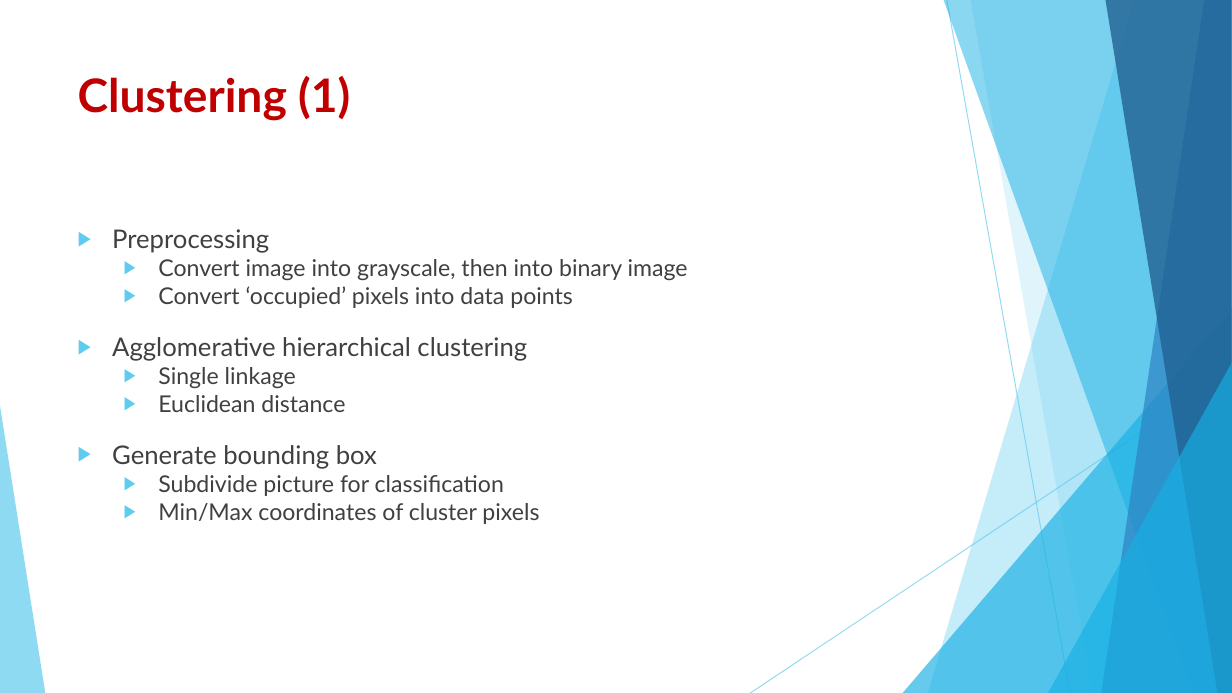
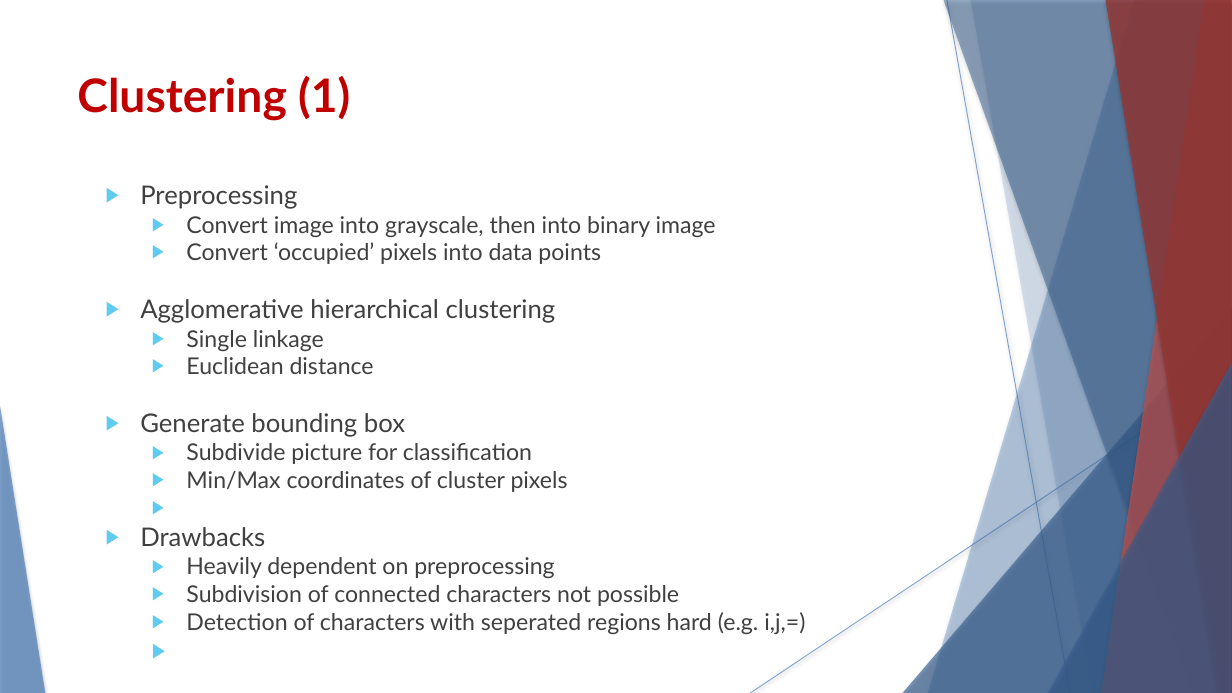
Before and after one commit to DavidS3141/HandwrittenEquationRecognizer, a slide deck: slide 4 of report/presentation/HER - Presentation.pptx. Drawn at 1232x693 pixels with LibreOffice and Linux fonts; fonts in the diff are those of the drawing. Boxes give left, top, right and bottom in pixels: in the first picture for what was removed or moved away, otherwise in the second. Text is boxed around its words. In the diff, an @@ line names an element or a change of style, - is before the commit and + after.

Commit message:
presentation add clustering drawbacks

```diff
--- a/report/presentation/HER - Presentation.pptx
+++ b/report/presentation/HER - Presentation.pptx
@@ freeform shape at (928,0,1232,693): fill #5FCBEF at 36% opacity to #4F81BD at 36% opacity; shadow on @@
@@ freeform shape at (944,0,1232,693): fill #17B0E4 at 50% opacity to #376092 at 50% opacity; shadow on @@
@@ line (947, 0) - (1070, 693): stroke #5FCBEF 0.75 pt to #4F81BD 0.74 pt @@
@@ freeform shape at (970,0,1232,693): fill #5FCBEF at 20% opacity to #4F81BD at 20% opacity; shadow on; outline redrawn @@
@@ freeform shape at (1102,0,1232,693): fill #2E83C3 at 70% opacity to #C0504D at 70% opacity; shadow on @@
@@ freeform shape at (1105,0,1232,693): fill #226292 at 80% opacity to #953735 at 80% opacity; shadow on @@
@@ text "Preprocessing": place and size @@
-text "Preprocessing" at (112,229,688,524)
+text "Preprocessing" at (140,185,805,634)
@@ triangle at (903,308,1232,693): fill #17B0E4 at 66% opacity to #376092 at 66% opacity; shadow on @@
@@ line (1232, 372) - (750, 693): stroke #5FCBEF 0.75 pt to #4F81BD 0.74 pt @@
@@ triangle at (1048,363,1232,693): fill #17B0E4 at 66% opacity to #376092 at 66% opacity; shadow on @@
@@ triangle at (0,406,45,693): fill #5FCBEF at 70% opacity to #4F81BD at 70% opacity; shadow on @@
@@ text at (140,527,805,634): paragraphs added @@
+▶ Drawbacks
+  ▶ Heavily dependent on preprocessing
+  ▶ Subdivision of connected characters not possible
+  ▶ Detection of characters with seperated regions hard (e.g. i,j,=)
```
Also in this commit, not shown: 8 other slides changed.
